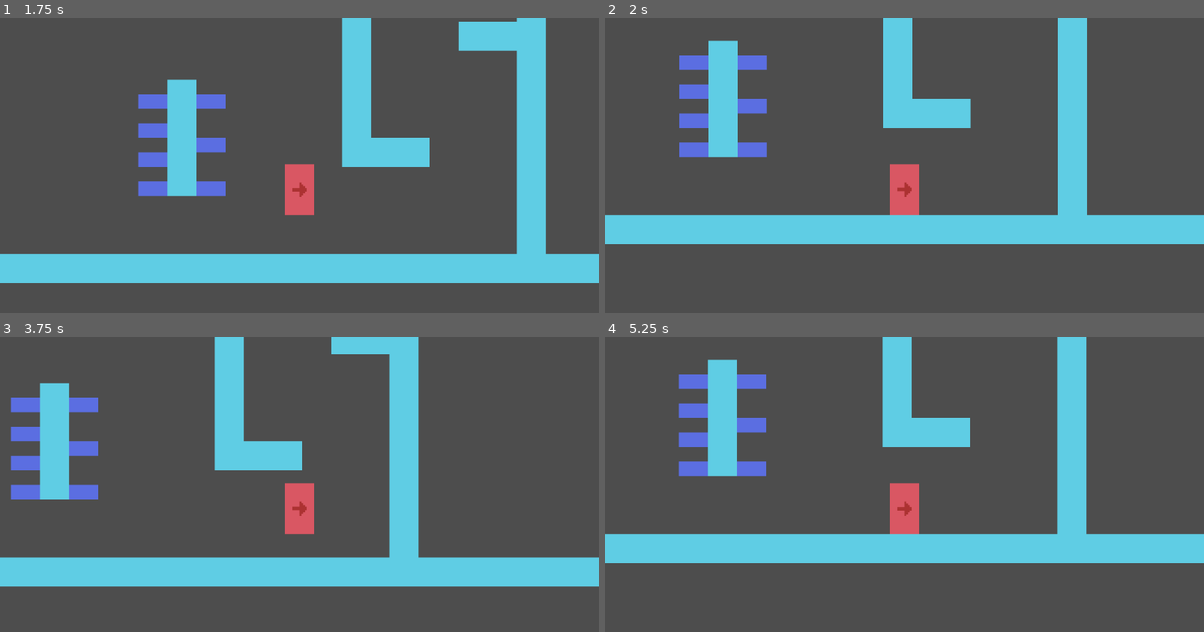
Above: before the commit, frames 1-4 (two rows, left to right).
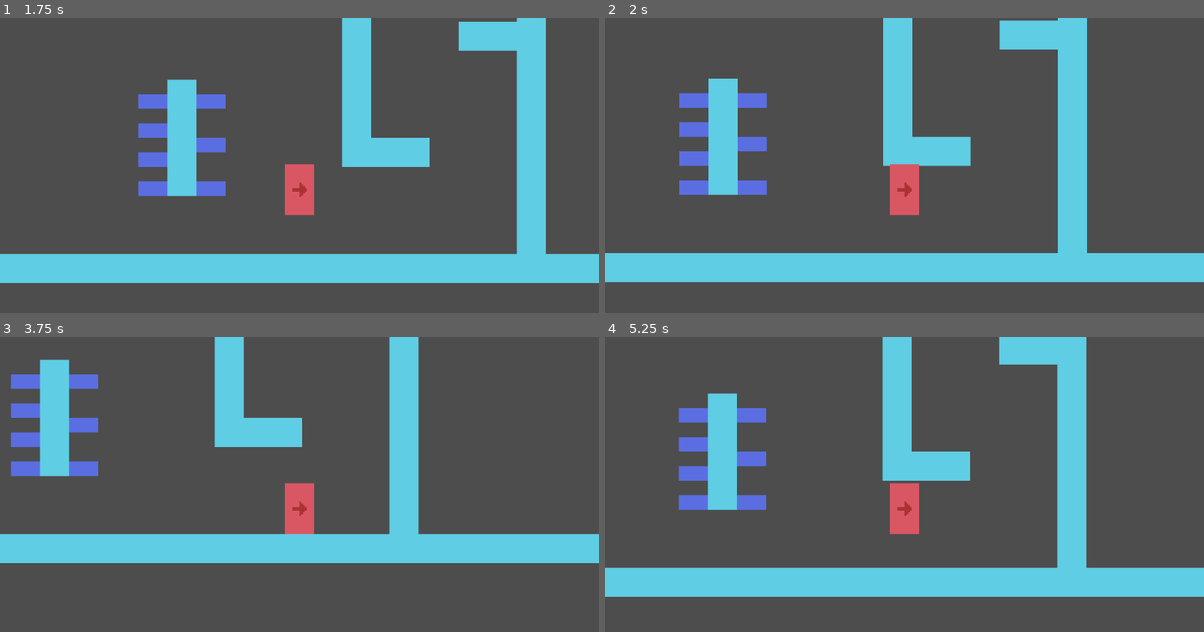
Above: after the commit, the same moments.

Repository: Alfrenzo/TestPlayerController
Game: Godot game, scene res://Scene.tscn
The game is run twice, just before and just after one commit, with the same random seed, the same clock (stepped at 60 frames per second) and the same inputs.
Inputs:
- Up to frame 1 (1.75 s): tap Enter at 0.5 s; hold Space (jump) 0.53-1.28 s; hold D (move_right) from 0.53 s (still down); tap L (climb) at 1.35 s; tap Space (jump) at 1.52, 1.55 s
- Up to frame 2 (2 s): keep holding D (move_right); tap Space (jump) at 1.82 s
- Up to frame 3 (3.75 s): release D (move_right) at 2.03 s; hold A (move_left) 2.03-2.78 s; hold Space (jump) 2.03-2.78 s; hold D (move_right) from 2.78 s (still down); tap L (climb) at 2.85 s; tap Space (jump) at 3.02, 3.05, 3.32 s; hold Space (jump) from 3.53 s (still down)
- Up to frame 4 (5.25 s): release D (move_right) at 4.28 s; release Space (jump) at 4.28 s; hold A (move_left) 4.28-5.03 s; tap L (climb) at 4.35 s; tap Space (jump) at 4.52, 4.55, 4.82 s; hold D (move_right) from 5.03 s (still down); hold Space (jump) from 5.03 s (still down)

Frame 1 is identical in both runs. In frame 2, 27% of the frame differs, in the area x 0-100%, y 0-90%; in frame 3, 22%; in frame 4, 26%.

Commit message:
Removed old code and re-enabled regular buffers

Diff:
--- a/Player.gd
+++ b/Player.gd
@@ -31,7 +31,6 @@
 @onready var timerText = $TimerText
 
 var jumpBuffered = false
-var wallJumpBuffered = false
 var jumpStartTime = 0.0
 var facingDir = 1
 var wallDir = 0
@@ -100,7 +99,7 @@
 	isOnFloor = is_on_floor() || groundDetector.has_overlapping_bodies()
 	wasOnFloor = isOnFloor
 	wasOnWall = isOnWall
-	handle_jump_buffer(delta)
+	handle_jump_buffer()
 	handle_jump(delta)
 	handle_movement(delta)
 	update_sprite()
@@ -136,15 +135,11 @@
 			var multiplier = (1 - timeSinceJump) * 3 # Longer jump = more gravity
 			velocity.y += gravity * (lowJumpMultiplier * multiplier) * delta
 
-func handle_jump_buffer(delta):
+func handle_jump_buffer():
 	if isOnFloor or isOnWall:
 		if jumpBuffered:
-			print("buffer jump")
 			jump()
 			return
-	if isOnWall and wallJumpBuffered:
-		print("buffer wall jump")
-		wall_bounce(delta)
 
 # Jumps if on ground, or starts buffer
 # Buffer will jump automatically if player touches ground soon after
@@ -168,50 +163,23 @@
 					wallJumpPauseTimer.start()
 					wall_bounce_jump()
 					return
-				else:
-					wallJumpBuffered = true
-					get_tree().create_timer(jumpBufferTime).timeout.connect(reset_wall_jump_buffer)
 			else:
-				pass
-
-
-		#if abilities.has(Ability.WALL_JUMP) and isOnWall or wallCoyoteTimer.time_left > 0.0:
-			#if wallJumpsPushAway or wallCoyoteTimer.time_left > 0.0:
-				#if wallJumpTimer.time_left == 0.0:
-					##oldWallDir = -wallDir
-					##facingDir = oldWallDir
-					##velocity.x = facingDir * speed * delta
-					##state = State.WALL_JUMPING
-					##wallJumpPauseTimer.start()
-					##wallJumpPauseTimer.wait_time = wallJumpPauseTime
-					##print("wall jump")
-					##wall_bounce_jump()
-					#return
-				#else:
-					#pass
-					##jumpBuffered = true
-					##get_tree().create_timer(jumpBufferTime).timeout.connect(reset_jump_buffer)
-			#else:
-				#return
-			#else:
-				#attach_to_wall()
-				#wall_jump()
-				#return
+				attach_to_wall()
+				wall_jump()
+				return
 
 		if isOnFloor or coyoteTimer.time_left > 0.0:
 			jump()
-		#else:
-			#jumpBuffered = true
-			#get_tree().create_timer(jumpBufferTime).timeout.connect(reset_jump_buffer)
+		else:
+			jumpBuffered = true
+			get_tree().create_timer(jumpBufferTime).timeout.connect(reset_jump_buffer)
 
 func active_wall_jump_decline():
-	#print("decline")
 	state = State.WALL_JUMP_DECLINE
 	wallJumpDeclineTimer.wait_time = 0.2
 	wallJumpDeclineTimer.start()
 
 func switch_to_normal_state():
-	print("normal")
 	state = State.NORMAL
 
 func jump():
@@ -232,23 +200,12 @@
 		jumpStartTime = Time.get_ticks_msec()
 		velocity.y = jumpVelocity
 
-func wall_bounce(delta):
-	wallJumpDir = -wallDir
-	facingDir = wallJumpDir
-	velocity.x = facingDir * speed * delta
-	state = State.WALL_JUMPING
-	wallJumpPauseTimer.start()
-	wall_bounce_jump()
-
 func handle_wall_jump():
 	if Input.is_action_just_pressed("jump"):
 		wall_jump()
 
 func reset_jump_buffer():
 	jumpBuffered = false
-
-func reset_wall_jump_buffer():
-	wallJumpBuffered = false
 
 func update_sprite():
 	if facingDir == 1:
